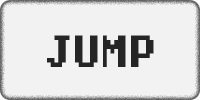
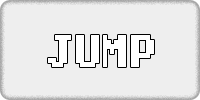
Layers edited between the first and the second 200px x 100px image:
painted on "JUMP" over [47,35,154,67]
